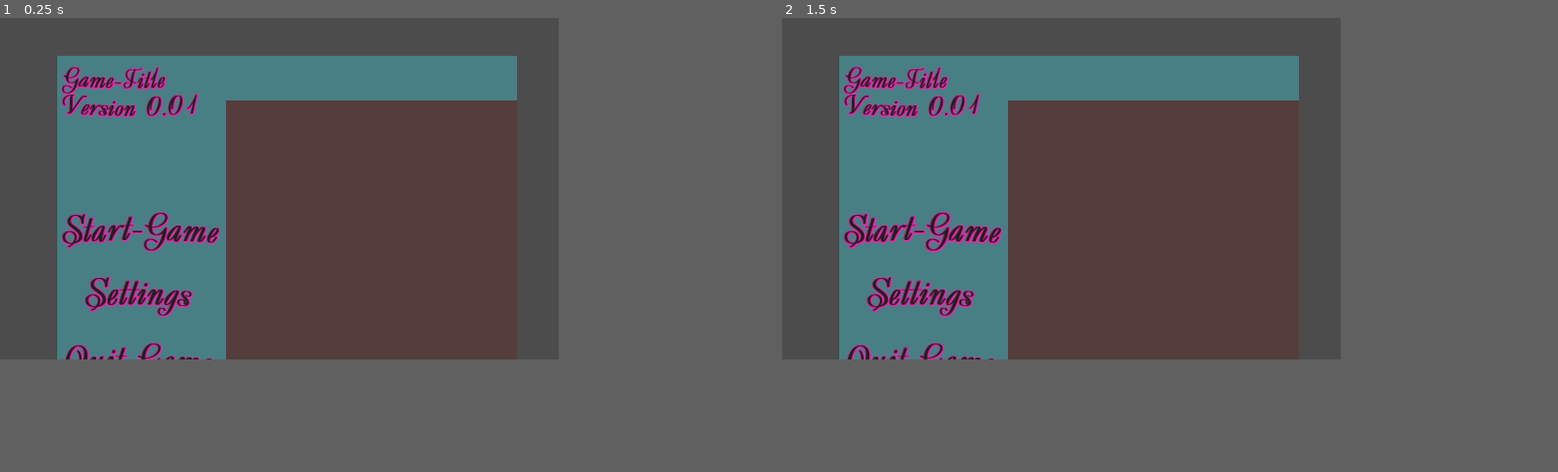
Above: before the commit, frames 1-2 (left to right).
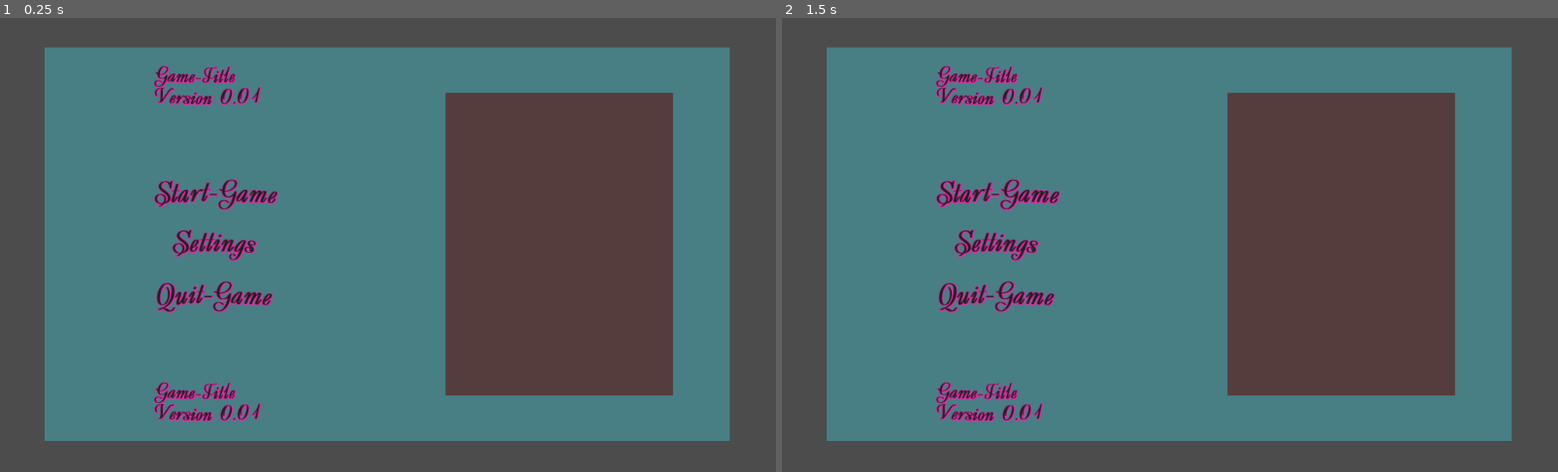
Above: after the commit, the same moments.

Repository: hilzerr/yogscast-gamejam-2020
Game: Godot game, scene res://scenes/menu/main_menu.tscn
Same seed, same stepped clock (60 frames per second), same inputs: the game is played once before the commit and once after it. The project has no main scene, so this scene is started directly.
Inputs (mouse positions are in pixels of both pictures, inside the frame that each line leads up to; where the layout moved, square brackets give the same spot in the first picture):
- Up to frame 1 (0.25 s): no input
- Up to frame 2 (1.5 s): click (937, 149) [921, 226] at 0.5 s; click (937, 149) [921, 226] at 1.25 s
In our replay, the window is 576x352 before the commit and 800x468 after it. These sizes can differ from the game's own. Grey fills any space a smaller window leaves; there, only what the larger window draws over its background counts as a difference.

The runs differ from the first frame. In frame 1, 49% of the frame differs, in the area x 0-100%, y 0-100%; in frame 2, 49%.

Commit message:
added water.png as a animated sprite for watercups, reworked the item.gd

Diff:
--- a/src/project.godot
+++ b/src/project.godot
@@ -15,9 +15,9 @@
 "path": "res://scripts/generall logic/Inventory.gd"
 }, {
 "base": "Resource",
-"class": "Item",
+"class": "ItemResource",
 "language": "GDScript",
-"path": "res://scripts/generall logic/item.gd"
+"path": "res://scripts/generall logic/Item.gd"
 }, {
 "base": "KinematicBody2D",
 "class": "Player",
@@ -31,7 +31,7 @@
 } ]
 _global_script_class_icons={
 "Inventory": "",
-"Item": "",
+"ItemResource": "",
 "Player": "",
 "Room": ""
 }
@@ -41,44 +41,7 @@
 config/name="yogscast-gamejam-2020"
 config/icon="res://icon.png"
 
-[display]
-
-window/size/width=576
-window/size/height=352
-window/size/resizable=false
-window/stretch/mode="2d"
-window/stretch/aspect="keep"
-
-[input]
-
-move_up={
-"deadzone": 0.5,
-"events": [ Object(InputEventKey,"resource_local_to_scene":false,"resource_name":"","device":0,"alt":false,"shift":false,"control":false,"meta":false,"command":false,"pressed":false,"scancode":87,"unicode":0,"echo":false,"script":null)
- ]
-}
-move_left={
-"deadzone": 0.5,
-"events": [ Object(InputEventKey,"resource_local_to_scene":false,"resource_name":"","device":0,"alt":false,"shift":false,"control":false,"meta":false,"command":false,"pressed":false,"scancode":65,"unicode":0,"echo":false,"script":null)
- ]
-}
-move_down={
-"deadzone": 0.5,
-"events": [ Object(InputEventKey,"resource_local_to_scene":false,"resource_name":"","device":0,"alt":false,"shift":false,"control":false,"meta":false,"command":false,"pressed":false,"scancode":83,"unicode":0,"echo":false,"script":null)
- ]
-}
-move_right={
-"deadzone": 0.5,
-"events": [ Object(InputEventKey,"resource_local_to_scene":false,"resource_name":"","device":0,"alt":false,"shift":false,"control":false,"meta":false,"command":false,"pressed":false,"scancode":68,"unicode":0,"echo":false,"script":null)
- ]
-}
-
-[layer_names]
-
-2d_physics/layer_1="Player"
-2d_physics/layer_2="Walls"
-2d_physics/layer_3="Interactables"
-2d_physics/layer_4="Rooms"
-
 [rendering]
 
 quality/driver/driver_name="GLES2"
+environment/default_environment="res://default_env.tres"
--- /dev/null
+++ b/src/resources/Item.tres
@@ -0,0 +1,8 @@
+[gd_resource type="Resource" load_steps=2 format=2]
+
+[ext_resource path="res://scripts/generall logic/Item.gd" type="Script" id=1]
+
+[resource]
+script = ExtResource( 1 )
+name = ""
+type = 0
--- a/src/scripts/generall logic/item.gd
+++ b/src/scripts/generall logic/item.gd
@@ -1,6 +1,6 @@
 extends Resource
+class_name ItemResource
 
-class_name Item
-
-export(String) var name := ""
-export(Texture) var texture
+export var name : String
+enum ITEMTYPE {WATER, COFFEE, KEY}
+export(ITEMTYPE) var type
Binary file added: src/assets/items/water.png
Not shown, added: src/assets/items/water.png.import
